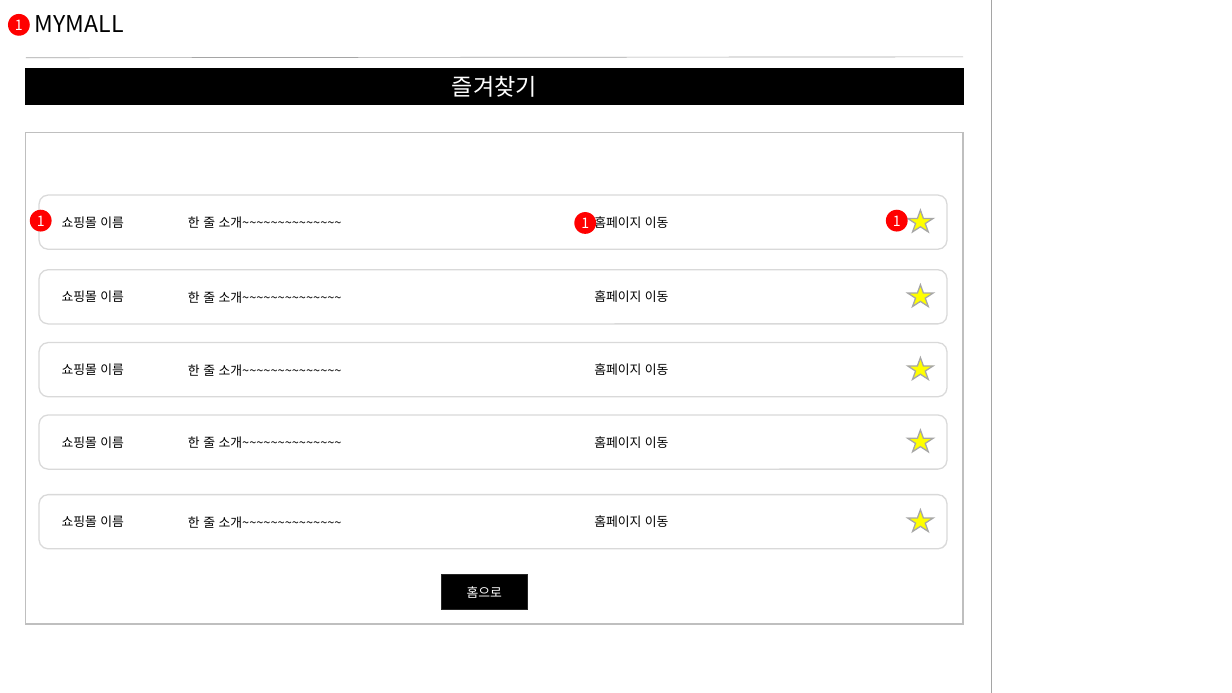
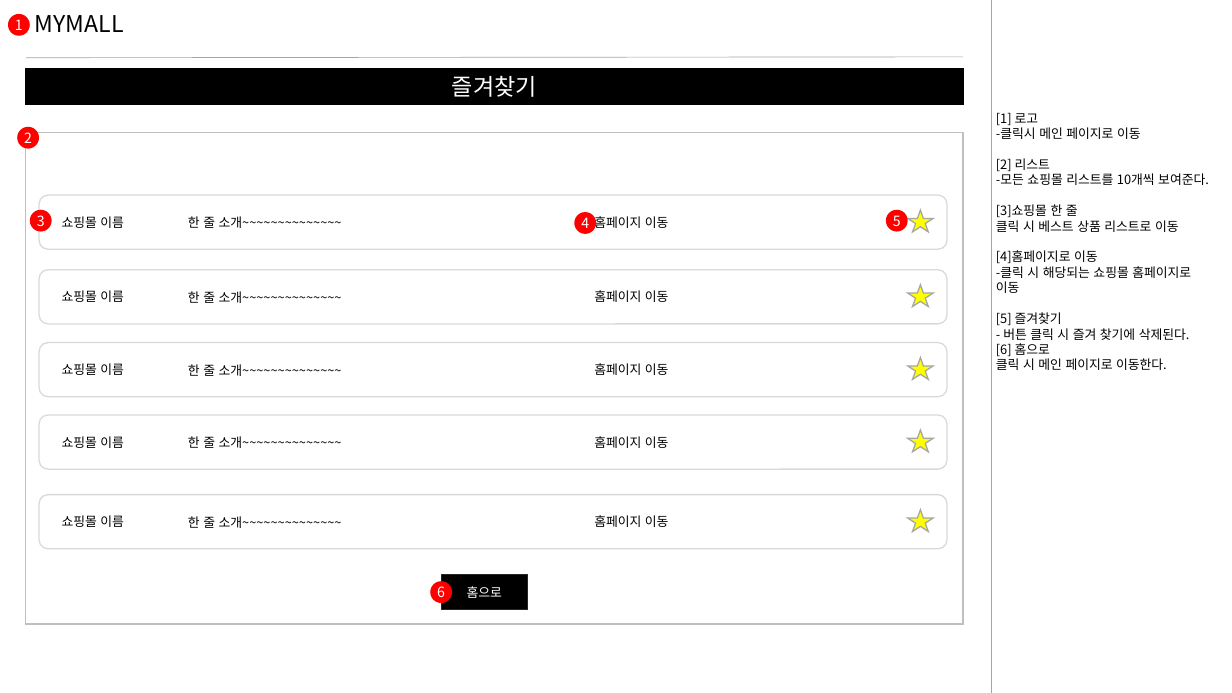
Before and after one commit to Hongsomang/mymall, a slide deck: slide 19 of document/design/MYMALL(쇼핑리스트)_스토리보드.pptx. Drawn at 1232x693 pixels with LibreOffice and Linux fonts; fonts in the diff are those of the drawing. Boxes give left, top, right and bottom in pixels: in the first picture for what was removed or moved away, otherwise in the second. Text is boxed around its words. In the diff, an @@ line names an element or a change of style, - is before the commit and + after.

```diff
--- a/document/design/MYMALL(쇼핑리스트)_스토리보드.pptx
+++ b/document/design/MYMALL(쇼핑리스트)_스토리보드.pptx
@@ text added at (996,112,1209,370), 10 pt, text #000000 @@
+[1] 로고
+-클릭시 메인 페이지로 이동
+[2] 리스트
+-모든 쇼핑몰 리스트를 10개씩 보여준다.
+[3]쇼핑몰 한 줄
+클릭 시 베스트 상품 리스트로 이동
+[4]홈페이지로 이동
+-클릭 시 해당되는 쇼핑몰 홈페이지로 이동
+[5] 즐겨찾기
+- 버튼 클릭 시 즐겨 찾기에 삭제된다.
+[6] 홈으로
+클릭 시 메인 페이지로 이동한다.
@@ ellipse added at (18,127,40,149), fill #FF0000, 11 pt, text #FFFFFF @@
+2
@@ text in ellipse at (37,215,45,226): text changed @@
-1
+3
@@ text in ellipse at (581,217,589,228): text changed @@
-1
+4
@@ text in ellipse at (893,215,901,226): text changed @@
-1
+5
@@ ellipse added at (431,581,453,604), fill #FF0000, 11 pt, text #FFFFFF @@
+6
```
Also in this commit, not shown: 9 other slides changed.
